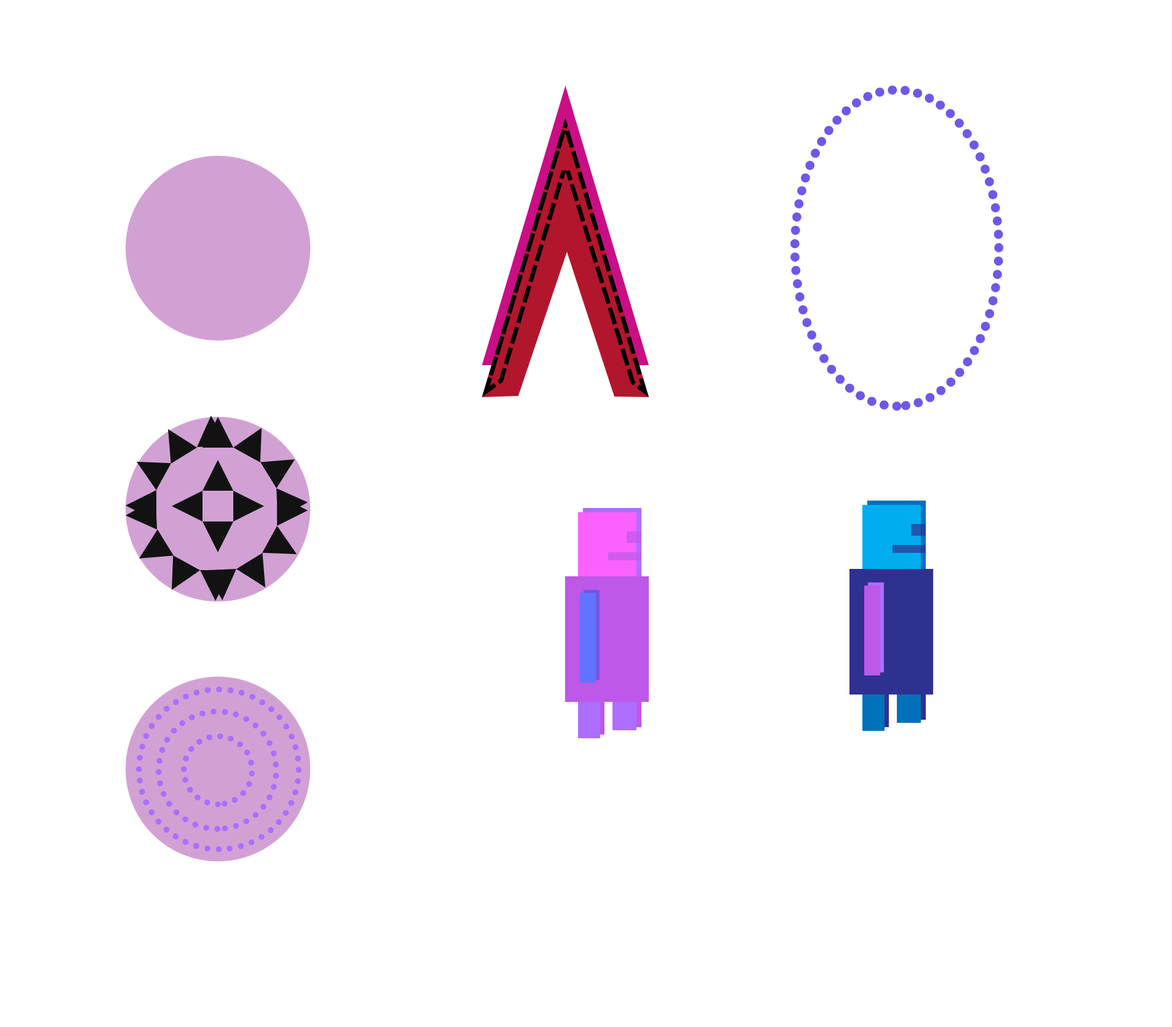
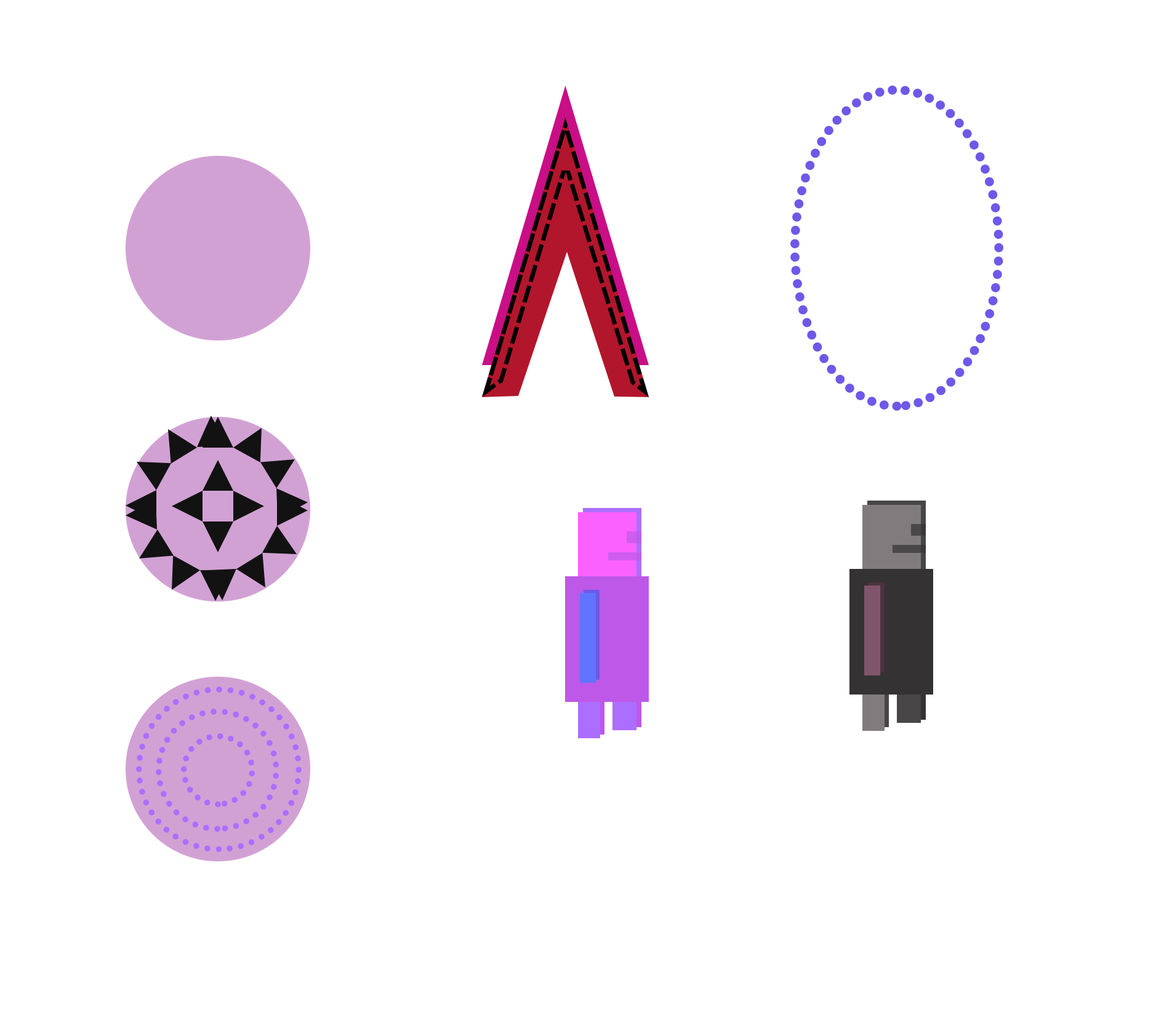
Two versions of the same layered image (1172 x 1027). Layer-by-layer changes:
painted on "Bras" (1st of 2, in "E1_Joueur" › "Corps") over (864, 585, 881, 676)
painted on "Brasb" (1st of 2, in "E1_Joueur" › "Corps") over (867, 582, 884, 673)
painted on "Corps" (2nd of 4, in "E1_Joueur" › "Corps") over (849, 568, 934, 695)
painted on "Oeuil" (1st of 2, in "E1_Joueur" › "Tête") over (911, 523, 926, 536)
painted on "Bouche" (1st of 2, in "E1_Joueur" › "Tête") over (892, 544, 926, 553)
painted on "Tete" (1st of 2, in "E1_Joueur" › "Tête") over (862, 504, 921, 569)
painted on "Teteb" (1st of 2, in "E1_Joueur" › "Tête") over (867, 500, 926, 575)
painted on "PiedD" (1st of 2, in "E1_Joueur" › "Pieds") over (896, 682, 921, 723)
painted on "PiedG" (1st of 2, in "E1_Joueur" › "Pieds") over (862, 693, 885, 731)
painted on "PiedDb" (1st of 2, in "E1_Joueur" › "Pieds") over (903, 682, 926, 720)
painted on "PiedGb" (1st of 2, in "E1_Joueur" › "Pieds") over (866, 690, 889, 727)
